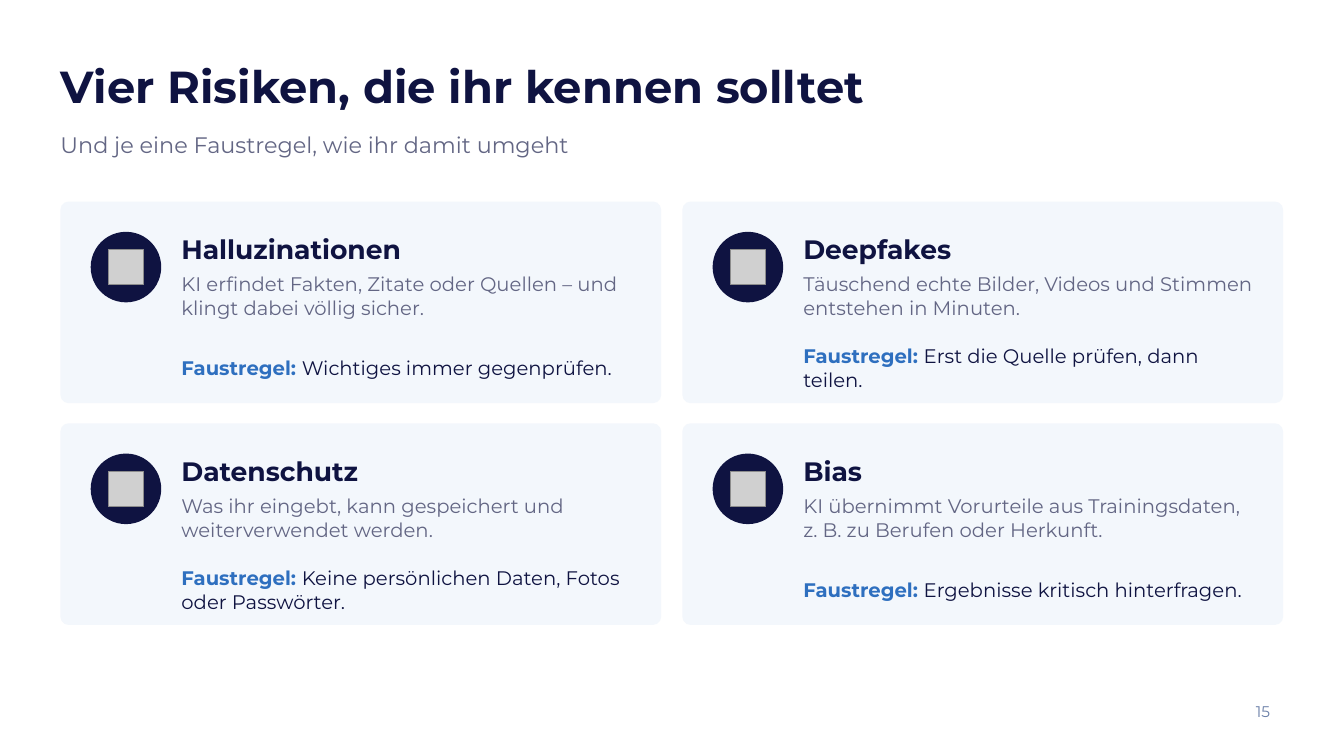
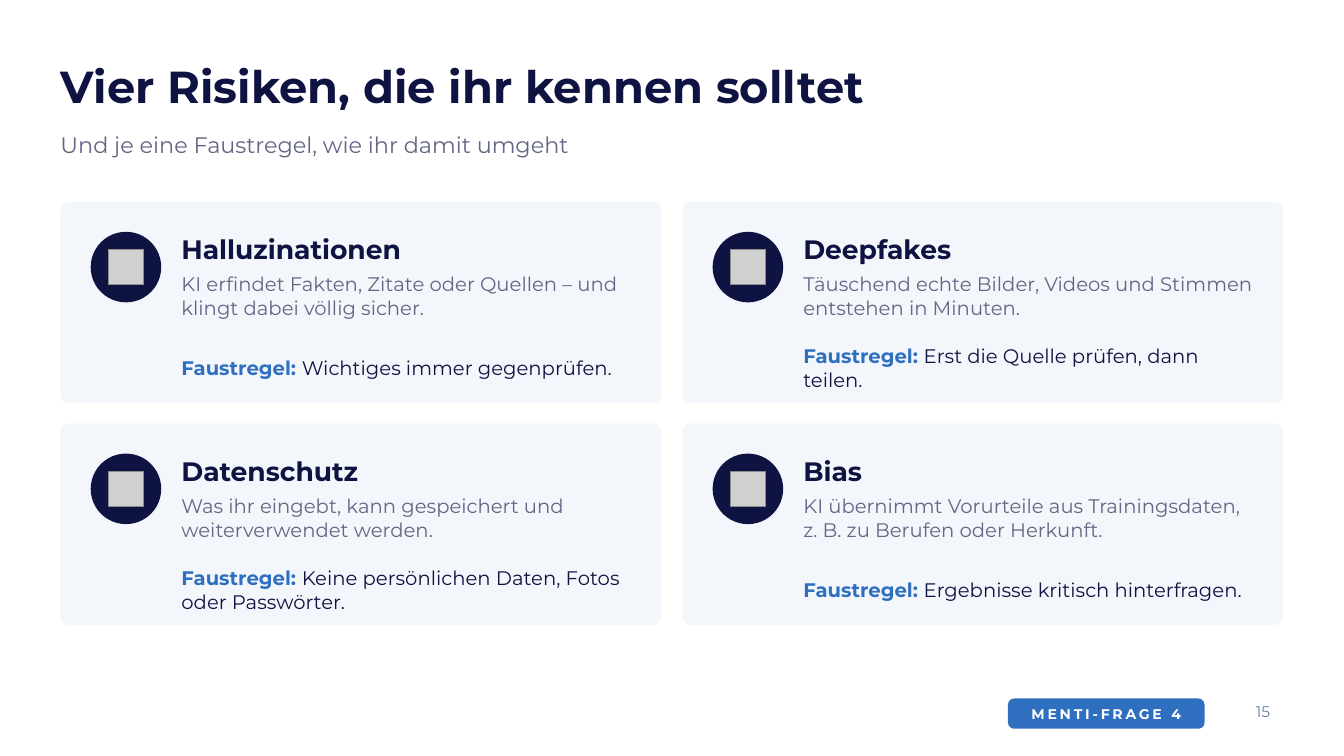
Before and after one commit to elias762/Advisory-board, a slide deck: slide 15 of ki-tag-gymnasium-sued/KI-Tag_Gymnasium-Sued_Impulsvortrag.pptx. Drawn at 1344x756 pixels with LibreOffice and Linux fonts; fonts in the diff are those of the drawing; grey boxes stand for pictures; background and template pictures are left out. Boxes give left, top, right and bottom in pixels: in the first picture for what was removed or moved away, otherwise in the second. Text is boxed around its words. In the diff, an @@ line names an element or a change of style, - is before the commit and + after.

```diff
--- a/ki-tag-gymnasium-sued/KI-Tag_Gymnasium-Sued_Impulsvortrag.pptx
+++ b/ki-tag-gymnasium-sued/KI-Tag_Gymnasium-Sued_Impulsvortrag.pptx
@@ rounded rectangle added at bbox=[1008, 699, 1205, 729], fill #2E6FBF @@
@@ text added at bbox=[1031, 709, 1181, 719], 10 pt, text #FFFFFF, bold @@
+MENTI-FRAGE 4
```
Also in this commit, not shown: 4 other slides changed, 7 other files.
